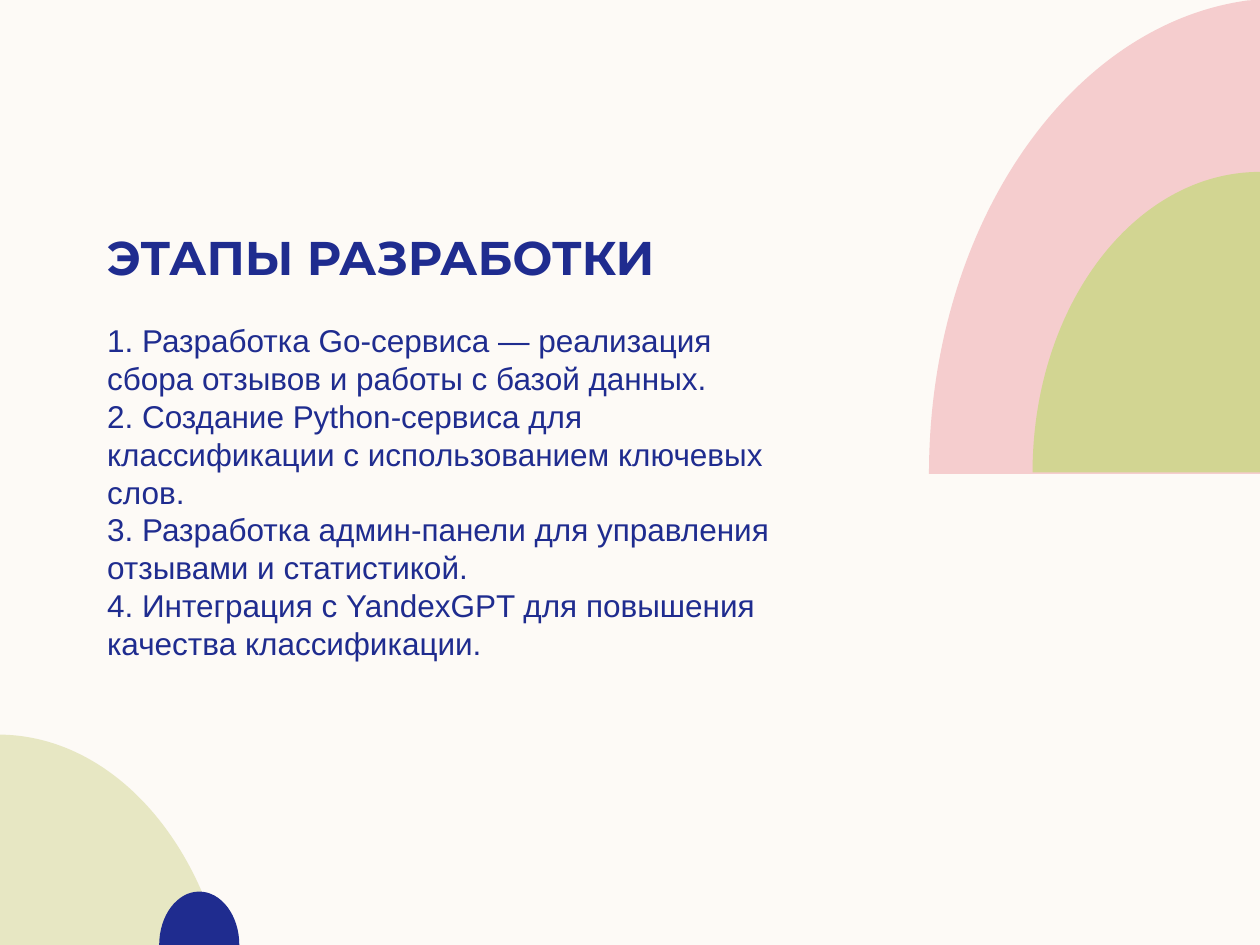
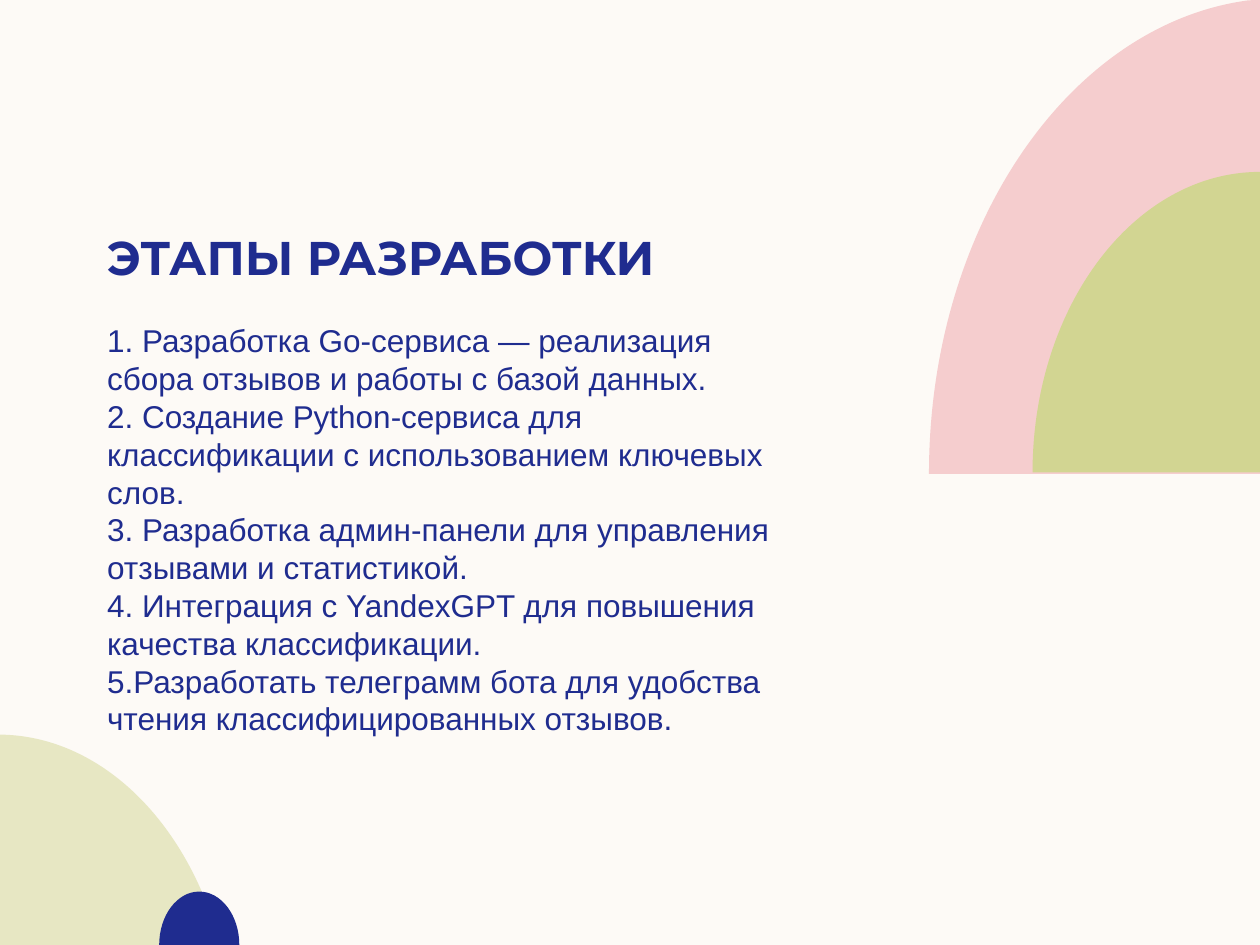
Before and after one commit to papey08/psb-case, a slide deck: slide 9 of doc/project_presentation.pptx. Drawn at 1260x945 pixels with LibreOffice and Linux fonts; fonts in the diff are those of the drawing; background and template pictures are left out. Boxes give left, top, right and bottom in pixels: in the first picture for what was removed or moved away, otherwise in the second. Text is boxed around its words. In the diff, an @@ line names an element or a change of style, - is before the commit and + after.

Commit message:
presentation

```diff
--- a/doc/project_presentation.pptx
+++ b/doc/project_presentation.pptx
@@ text at [107, 670, 760, 736]: paragraph added @@
+5.Разработать телеграмм бота для удобства чтения классифицированных отзывов.
```
Also in this commit, not shown: 1 slide added, 1 other file.
